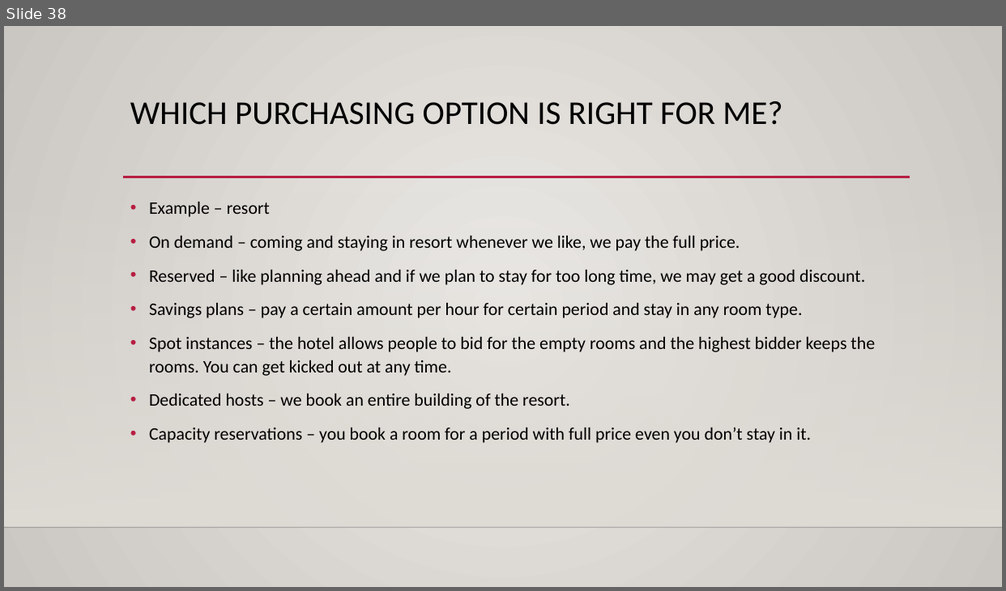
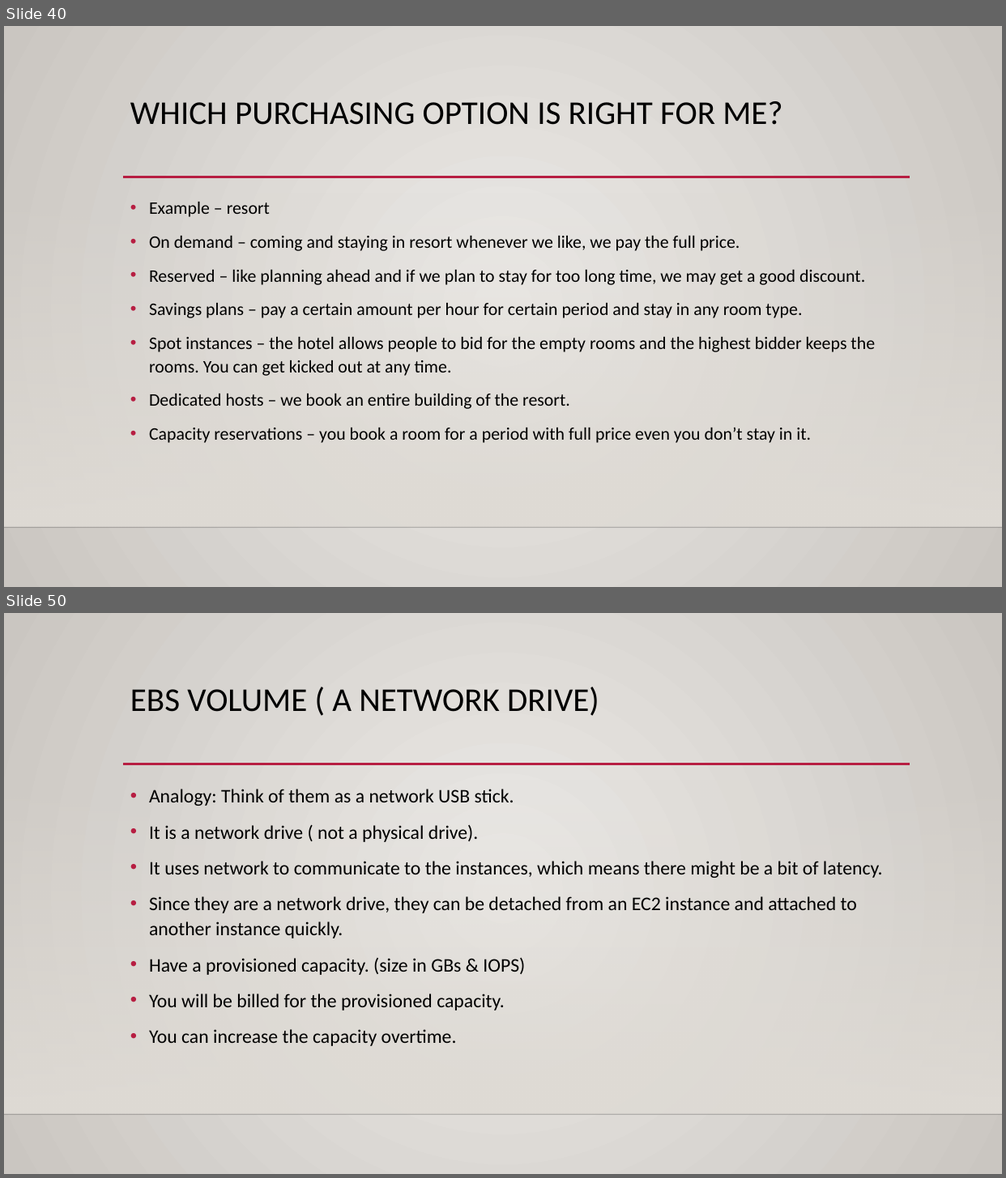
Before and after one commit to kushalnaidu007/AWS-Solution-Architect, a slide deck: AWS-SAA.pptx. Shown one above the other, each under a label of ours: slide 38 before the commit, slides 40 and 50 after it; the slides between them are not shown. The pictures are 1006x591 and 1006x1178 pixels, drawn with LibreOffice and Linux fonts; fonts in the diff are those of the drawing; background and template pictures are left out. Boxes give left, top, right and bottom in pixels: in the first picture for what was removed or moved away, otherwise in the second. Text is boxed around its words. In the diff, an @@ line names an element or a change of style, - is before the commit and + after.

Commit message:
Added EC2 and EBS
Added more information about EC2 instances and also overview of EBS.

```diff
--- a/AWS-SAA.pptx
+++ b/AWS-SAA.pptx
@@ slide 50 added at box(4, 613, 1002, 1174), background gradient #ECEAE7 to #CAC7C1; not listed: 3 template elements that a slide beside it also shows @@
@@ title added at box(130, 687, 599, 716), 32 pt, text #000000 @@
+EBS VOLUME ( A NETWORK DRIVE)
@@ text added at box(149, 789, 883, 1046), 18.5 pt, text #000000 @@
+• Analogy: Think of them as a network USB stick.
+• It is a network drive ( not a physical drive).
+• It uses network to communicate to the instances, which means there might be a bit of latency.
+• Since they are a network drive, they can be detached from an EC2 instance and attached to another instance quickly.
+• Have a provisioned capacity. (size in GBs & IOPS)
+• You will be billed for the provisioned capacity.
+• You can increase the capacity overtime.
@@ what was slide 38 is now slide 40 @@
```
Also in this commit, not shown: 13 other slides added.
